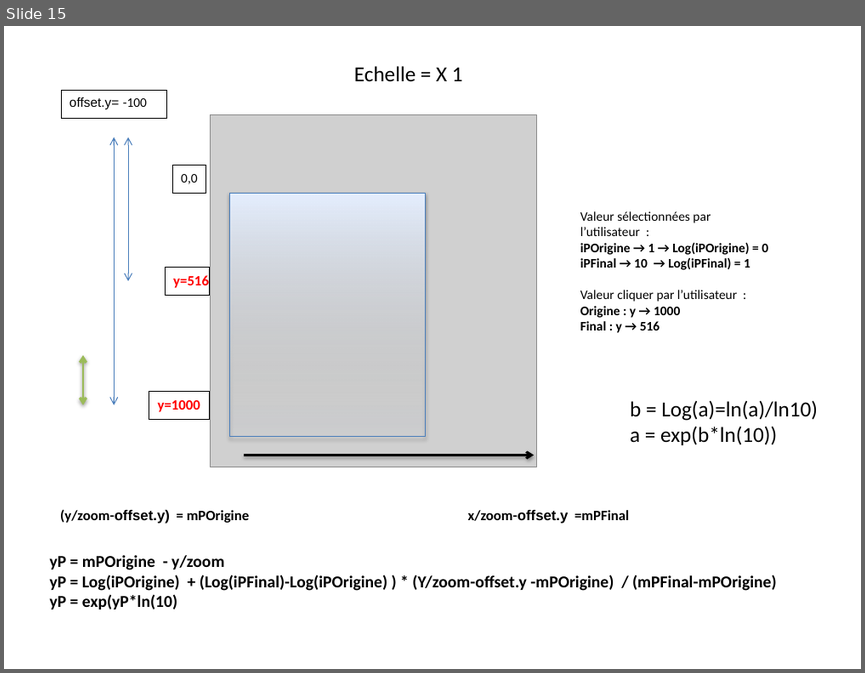
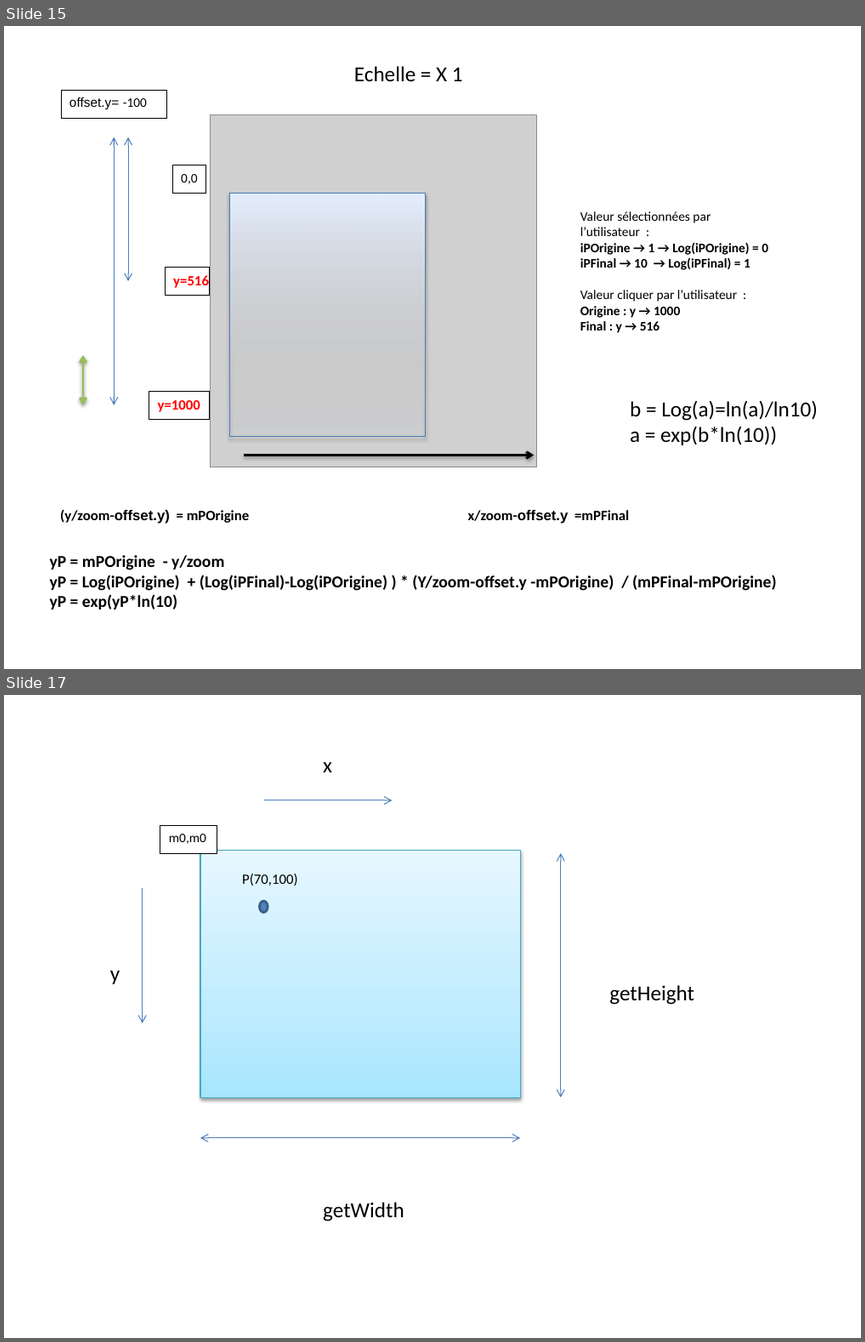
Before and after one commit to ckl67/PAC-Tool, a slide deck: prog_help/EnthalpyDraw.pptx. Shown one above the other, each under a label of ours: slide 15 before the commit, slides 15 and 17 after it; the slides between them are not shown. The pictures are 865x673 and 865x1342 pixels, drawn with LibreOffice and Linux fonts; fonts in the diff are those of the drawing; grey boxes stand for pictures. Boxes give left, top, right and bottom in pixels: in the first picture for what was removed or moved away, otherwise in the second. Text is boxed around its words. In the diff, an @@ line names an element or a change of style, - is before the commit and + after.

```diff
--- a/prog_help/EnthalpyDraw.pptx
+++ b/prog_help/EnthalpyDraw.pptx
@@ slide 17 added at box(4, 695, 861, 1338), background #FFFFFF @@
@@ text added at box(323, 762, 332, 772), 18 pt, text #000000 @@
+x
@@ arrow added from (263, 800) to (392, 800), #4B7EBC 0.75 pt @@
@@ rectangle added at box(160, 825, 216, 852), fill #FFFFFF, outline #000000 0.5 pt, 11 pt, text #000000 @@
+m0,m0
@@ rectangle added at box(200, 850, 520, 1097), fill gradient #A7E6FF to #C1EDFF to #E7F8FF, outline #46AAC5 0.75 pt @@
@@ double arrow added from (561, 853) to (561, 1097), #4B7EBC 0.75 pt @@
@@ arrow added from (142, 888) to (142, 1023), #4B7EBC 0.75 pt @@
@@ text added at box(242, 873, 298, 885), 12 pt, text #000000 @@
+P(70,100)
@@ ellipse added at box(259, 901, 268, 912), fill #4F81BD, outline #3A5F8C 2 pt @@
@@ text added at box(110, 970, 120, 984), 18 pt, text #000000 @@
+y
@@ text added at box(609, 985, 694, 1004), 18 pt, text #000000 @@
+getHeight
@@ double arrow added from (200, 1138) to (520, 1138), #4B7EBC 0.75 pt @@
@@ text added at box(323, 1202, 404, 1221), 18 pt, text #000000 @@
+getWidth
```
Also in this commit, not shown: 7 other slides added, 32 other files.
